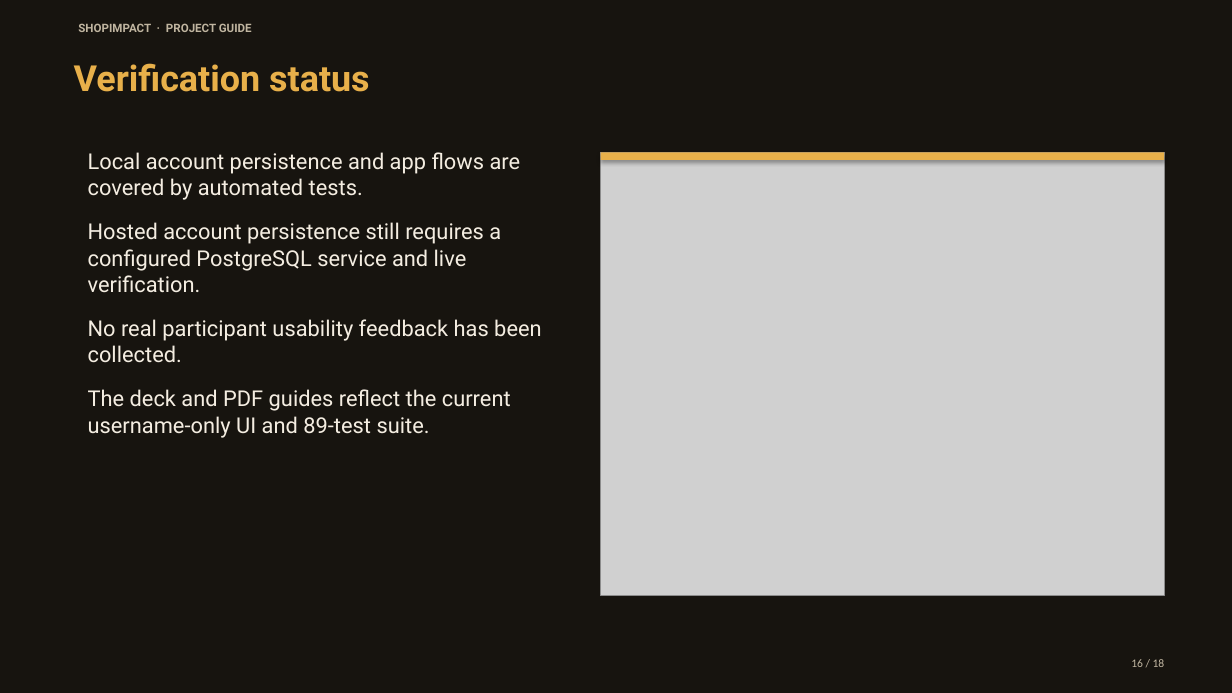
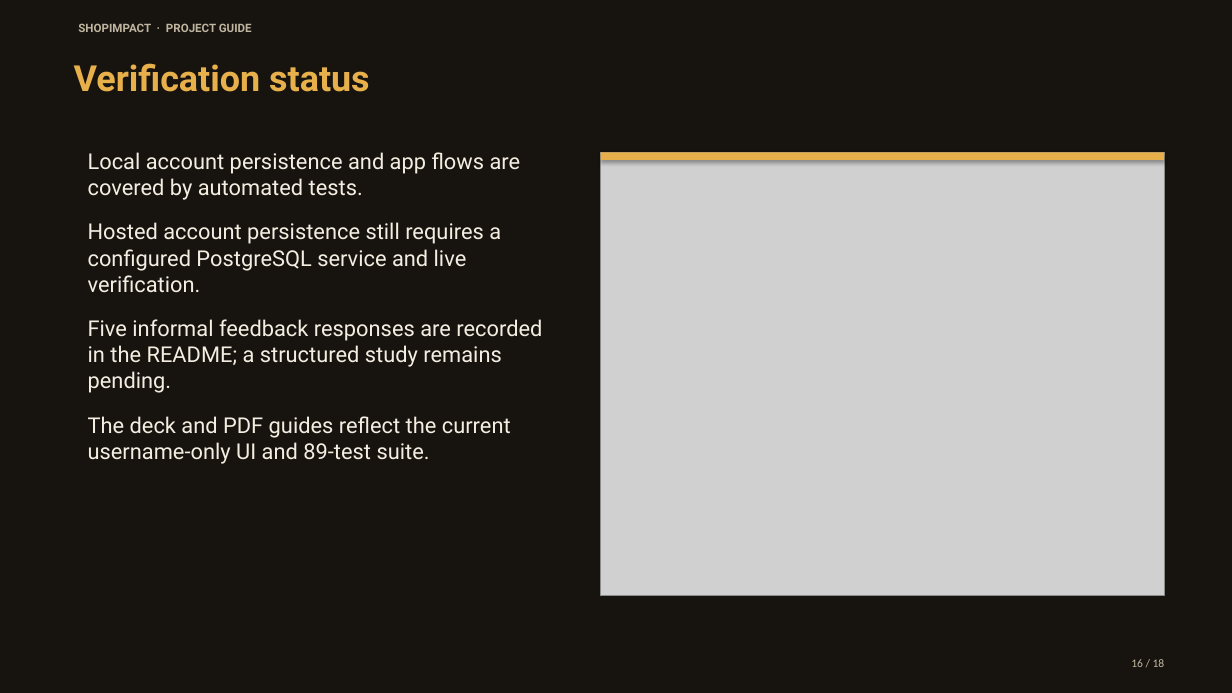
Before and after one commit to kavin-beep/IDAI102_1000527_ShopImpactAI_Kavin-K, a slide deck: slide 16 of output/presentation/ShopImpact_Vibrant_Deck.pptx. Drawn at 1232x693 pixels with LibreOffice and Linux fonts; fonts in the diff are those of the drawing; grey boxes stand for pictures. Boxes give left, top, right and bottom in pixels: in the first picture for what was removed or moved away, otherwise in the second. Text is boxed around its words. In the diff, an @@ line names an element or a change of style, - is before the commit and + after.

```diff
--- a/output/presentation/ShopImpact_Vibrant_Deck.pptx
+++ b/output/presentation/ShopImpact_Vibrant_Deck.pptx
@@ text at <box>88,319,542,393</box>: text changed @@
-No real participant usability feedback has been collected.
+Five informal feedback responses are recorded in the README; a structured study remains pending.
```
Also in this commit, not shown: 1 other slide changed, 10 other files.
